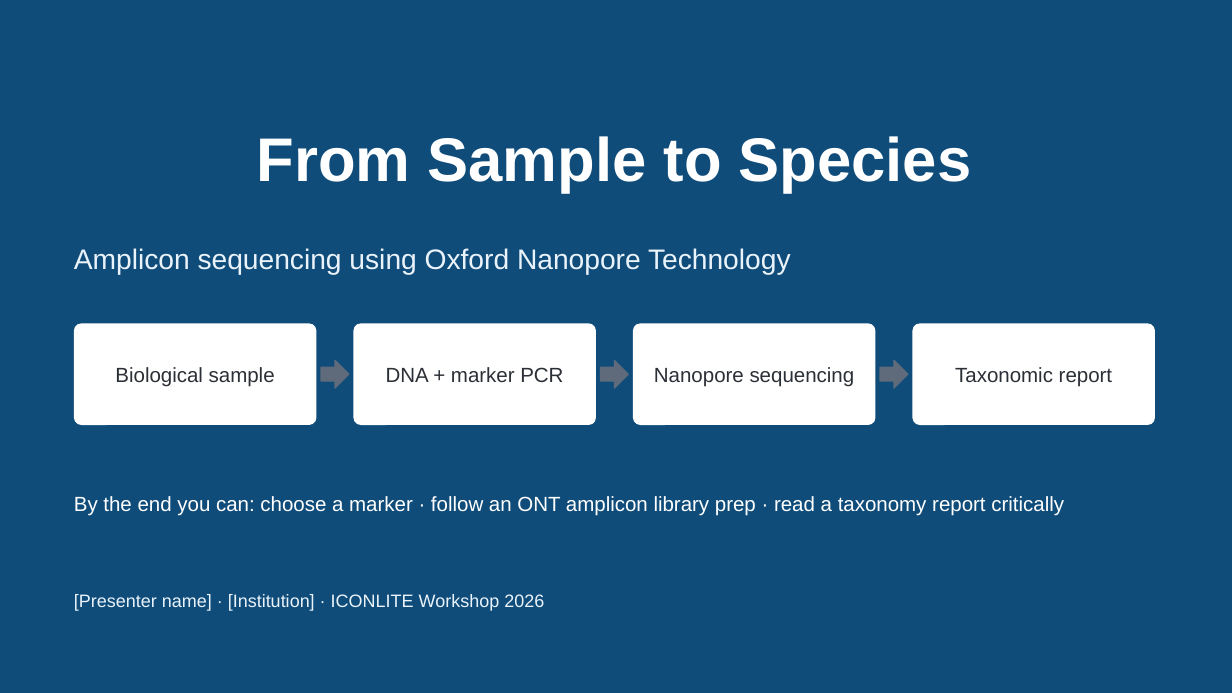
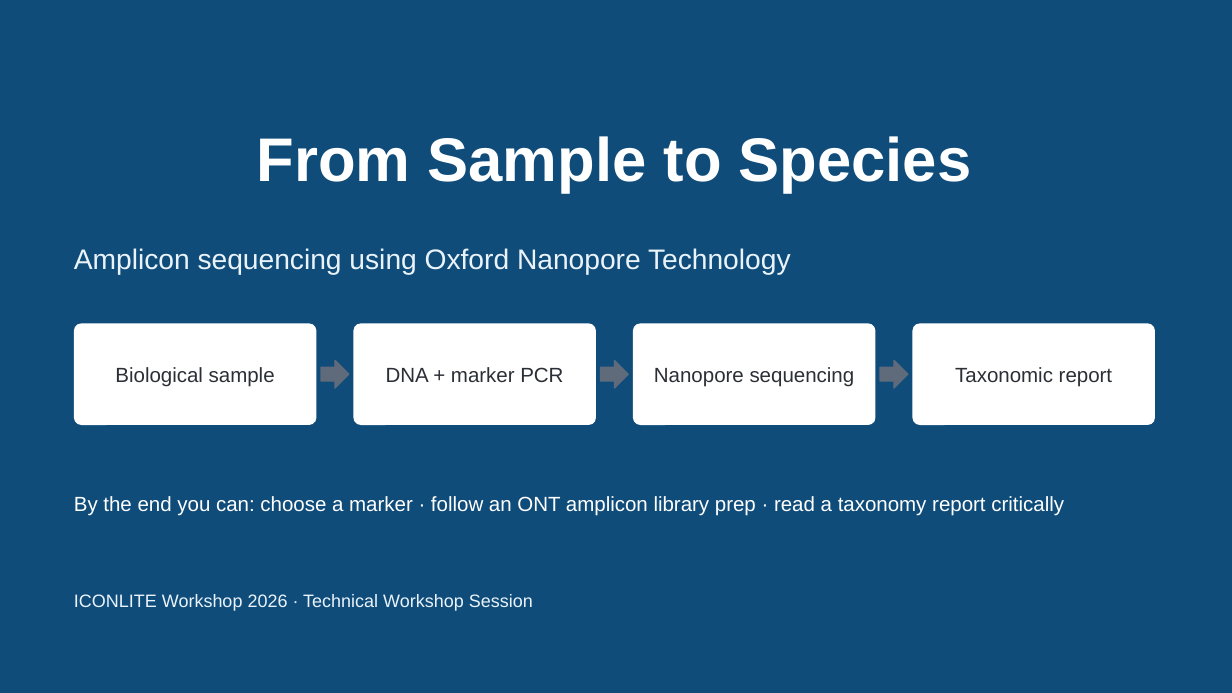
Before and after one commit to WhyAdr/ICONLITE-2026, a slide deck: slide 1 of ICONLITE_ONT_Amplicon_Sequencing_Workshop.pptx. Drawn at 1232x693 pixels with LibreOffice and Linux fonts; fonts in the diff are those of the drawing. Boxes give left, top, right and bottom in pixels: in the first picture for what was removed or moved away, otherwise in the second. Text is boxed around its words. In the diff, an @@ line names an element or a change of style, - is before the commit and + after.

```diff
--- a/ICONLITE_ONT_Amplicon_Sequencing_Workshop.pptx
+++ b/ICONLITE_ONT_Amplicon_Sequencing_Workshop.pptx
@@ text at bbox=[74, 594, 533, 611]: text changed @@
-[Presenter name] · [Institution] · ICONLITE Workshop 2026
+ICONLITE Workshop 2026 · Technical Workshop Session
```
Also in this commit, not shown: 6 other slides changed, 2 slides added, 2 slides removed, 2 other files.
